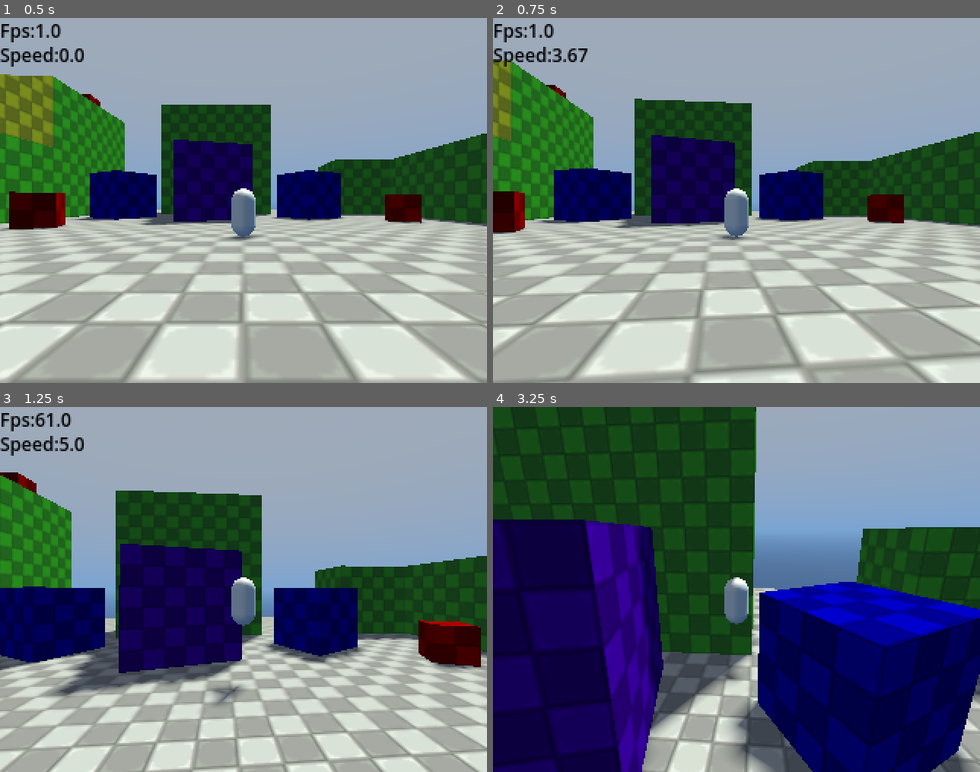
Above: before the commit, frames 1-4 (two rows, left to right).
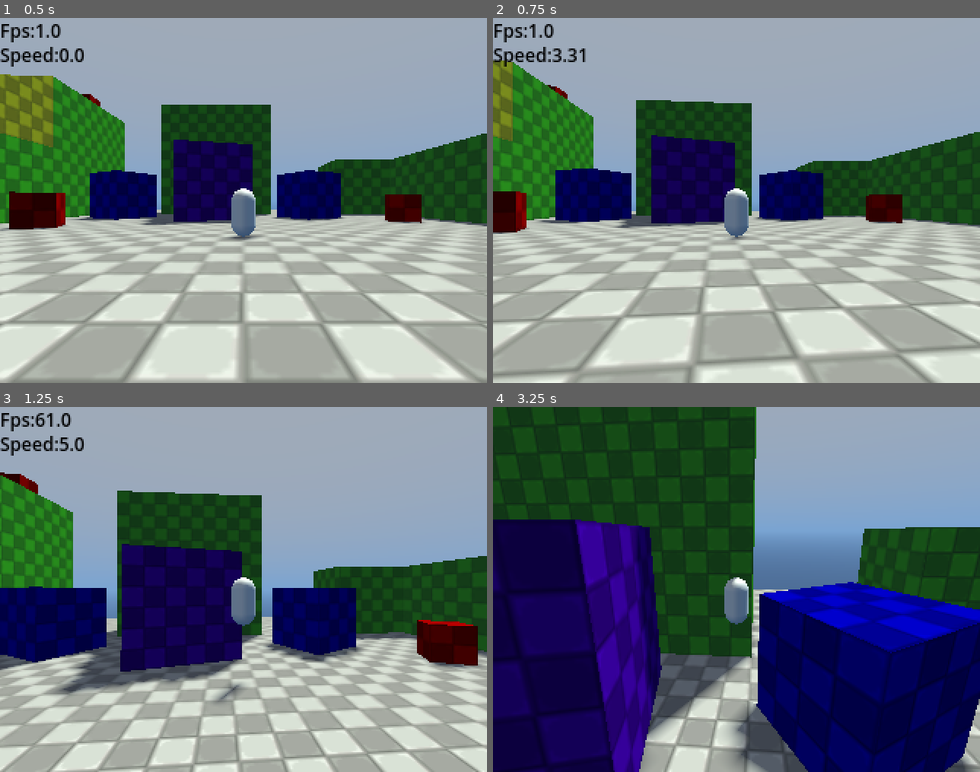
Above: after the commit, the same moments.

Repository: McInteractive23/Shard-Seaker
Game: Godot game, scene res://Levels/Dev Maps/Dev Playground/player_movement.tscn
Two runs of this game, one before a commit and one after it. Both use one fixed random seed, a clock stepped at 60 frames per second and the inputs below.
Inputs (mouse positions are in pixels of both pictures, inside the frame that each line leads up to):
- Up to frame 1 (0.5 s): no input
- Up to frame 2 (0.75 s): tap Enter at 0.5 s; move the mouse to (760, 200) at 0.52 s; hold W (Forward) from 0.53 s (still down); hold Shift (Sprint) from 0.53 s (still down); click (760, 200) at 0.67 s
- Up to frame 3 (1.25 s): keep holding W (Forward); keep holding Shift (Sprint); tap Space (Jump) at 0.77 s
- Up to frame 4 (3.25 s): keep holding W (Forward); move the mouse to (712, 589) at 1.27 s; release Shift (Sprint) at 1.28 s; tap 1 (Hud Toggle) at 1.35 s; tap Space (Jump) at 1.52, 2, 3.02 s; tap Shift (Sprint) at 1.55, 2.85 s; move the mouse to (746, 582) at 2.02 s; hold Shift (Sprint) 2.03-2.78 s; tap 2 (Mouse Toggle) at 2.1 s; move the mouse to (712, 662) at 2.77 s; click (712, 662) at 2.92 s

Frame 1 is identical in both runs. In frame 2, 6.7% of the frame differs, in the area x 0-100%, y 8-100%; in frame 3, 6.7%; in frame 4, 11%, in the area x 0-100%, y 0-100%.

Commit message:
Fix from Sprint to Walk Transition

Diff:
--- a/Hud/debug_hud.gd
+++ b/Hud/debug_hud.gd
@@ -6,7 +6,7 @@
 func _ready() -> void:
 	pass # Replace with function body.
 
-	$"../../PlayerControler".Current_Speed.connect(_get_speed)
+	$"../../PlayerControler".Player_Speed.connect(_get_speed)
 
 # Called every frame. 'delta' is the elapsed time since the previous frame.
 func _process(_delta: float) -> void:
@@ -26,5 +26,5 @@
 func _get_speed(Player_Speed: float) -> void:
 	$Label2.text = "Speed:" + str(snapped(Player_Speed, 0.01))
 
-func _on_player_controler_current_speed(_Speed: float) -> void:
+func _on_player_controler_current_speed(_Player_Speed: float) -> void:
 	pass # Replace with function body.
--- a/Levels/Dev Maps/Dev Playground/player_movement.tscn
+++ b/Levels/Dev Maps/Dev Playground/player_movement.tscn
@@ -213,5 +213,3 @@
 [node name="PlayerControler" parent="." instance=ExtResource("7_rjdx8")]
 transform = Transform3D(1, 0, 0, 0, 1, 0, 0, 0, 1, 0, 1, 0)
 collision_mask = 5
-
-[connection signal="Current_Speed" from="PlayerControler" to="Hud/Debug Hud" method="_on_player_controler_current_speed"]
--- a/Player/Functions/player_controler.gd
+++ b/Player/Functions/player_controler.gd
@@ -4,10 +4,12 @@
 
 
 
-signal Current_Speed(Speed : float)
+signal Player_Speed(Speed : float)
 var Speed: float = 0
 
 ## This is a Description
+@export var Current_Speed : float = 0.0
+var Transition_Speed : float = 16.0
 @export var Base_Speed : float = 3.0
 @export var Sprint_Speed : float = 5.0
 @export var Movement_Acceleration : float = 4.0
@@ -64,12 +66,19 @@
 	var Horizontal_Movement : Vector2 = Vector2(velocity.x, velocity.z)
 	var Is_Sprinting: bool = Input.is_action_pressed("Sprint")
 
+	var Target_Speed : float = Sprint_Speed if Is_Sprinting else Base_Speed
+	var t : float = clamp(Transition_Speed * delta, 0.0, 1.0)
+	Current_Speed = lerp(Current_Speed , Target_Speed, t)
+
+
+
+
 	# use length() for a physically-meaningful speed value
 	Speed = Horizontal_Movement.length()
-	emit_signal("Current_Speed", Speed)
+	emit_signal("Player_Speed", Speed)
 
 	if Movement_Input != Vector2.ZERO:
-		var Max_Speed : float = Sprint_Speed if Is_Sprinting else Base_Speed
+		var Max_Speed : float = Current_Speed
 		# Movement is your current velocity scaled to base speed (used for rotation)
 		var Movement : Vector2 = Horizontal_Movement / Base_Speed
 		const ROT_SPEED : float = 16.0  # tweak: higher = faster turn
